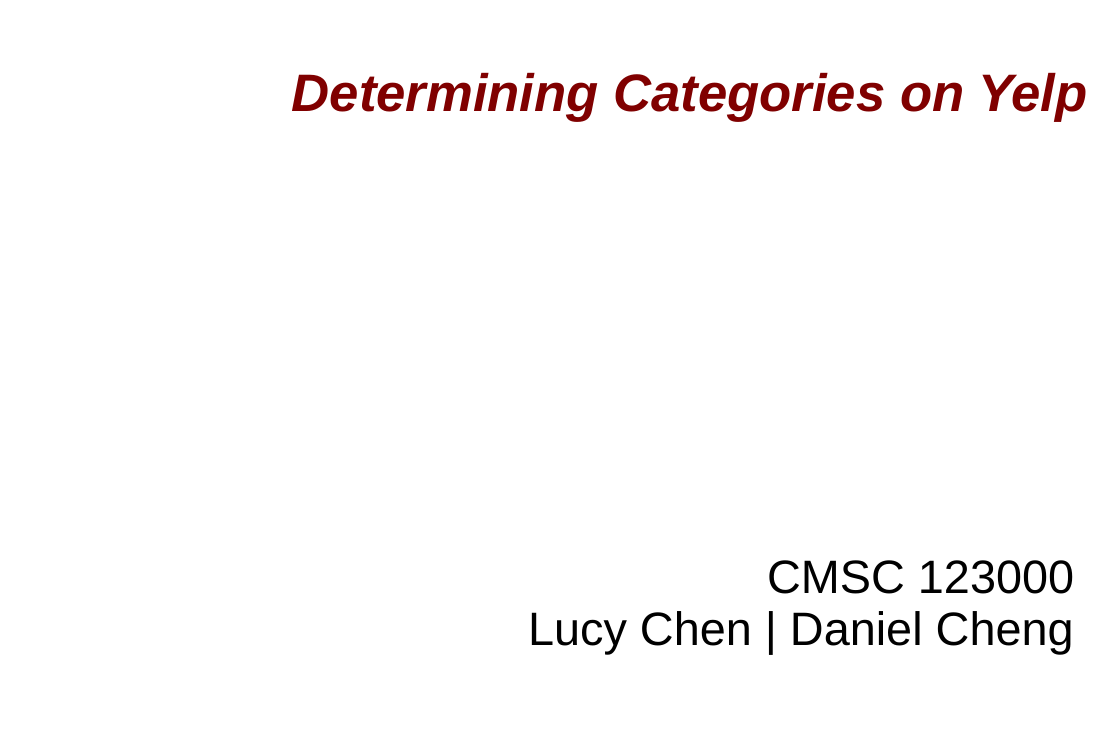
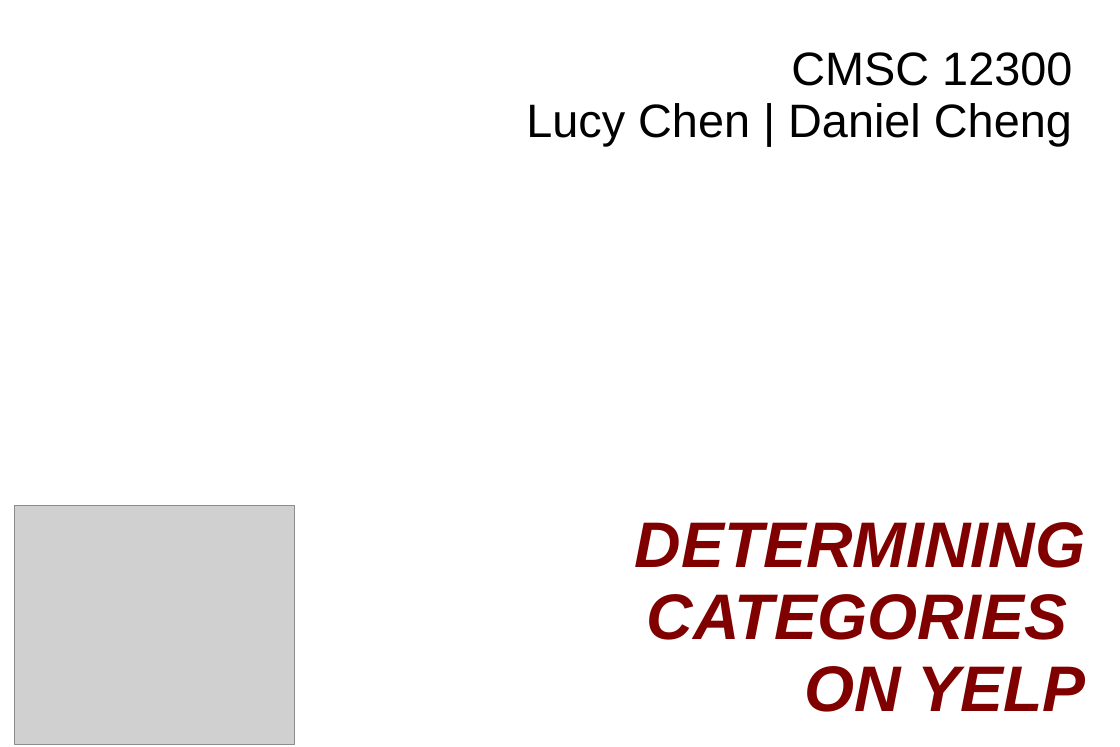
Before and after one commit to chylu/cs123-yelp-project, a slide deck: slide 1 of proposal_presentation.ppt. Drawn at 1120x747 pixels with LibreOffice and Linux fonts; fonts in the diff are those of the drawing; grey boxes stand for pictures; background and template pictures are left out. Boxes give left, top, right and bottom in pixels: in the first picture for what was removed or moved away, otherwise in the second. Text is boxed around its words. In the diff, an @@ line names an element or a change of style, - is before the commit and + after.

```diff
--- a/proposal_presentation.ppt
+++ b/proposal_presentation.ppt
@@ subtitle "CMSC 12300": place and size @@
-subtitle "CMSC 12300" at [528,560,1074,654]
+subtitle "CMSC 12300" at [526,52,1072,146]
@@ subtitle at [791,52,1072,86]: text changed @@
-CMSC 123000
+CMSC 12300
@@ subtitle at [526,103,1072,146]: indent changed @@
@@ picture added at [15,505,294,744] @@
@@ title at [635,522,1085,712]: text changed; size 36 to 44 pt @@
-Determining Categories on Yelp
+DETERMINING CATEGORIES
+ON YELP
```
Also in this commit, not shown: 2 other slides changed, 7 slides added, 1 slide removed.
